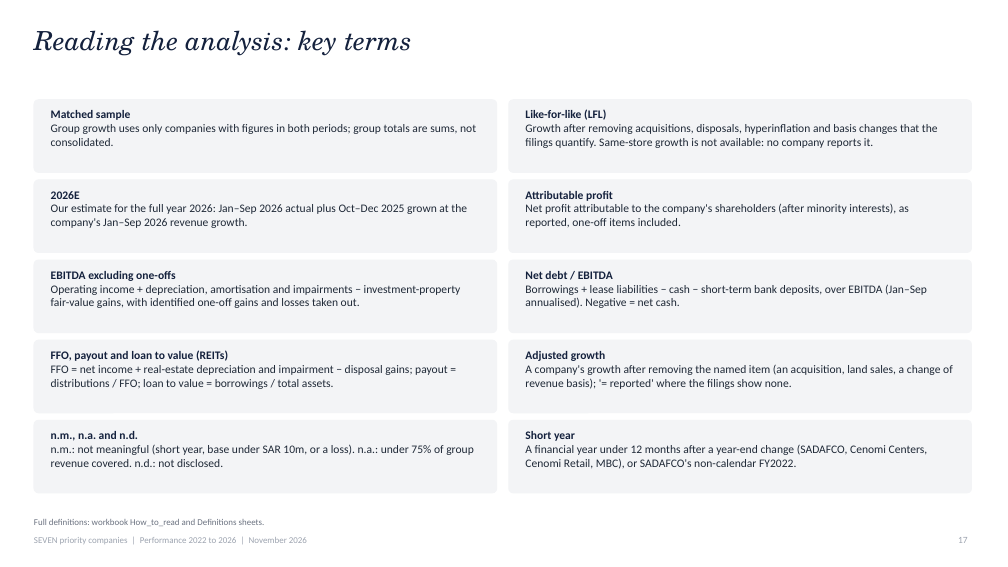
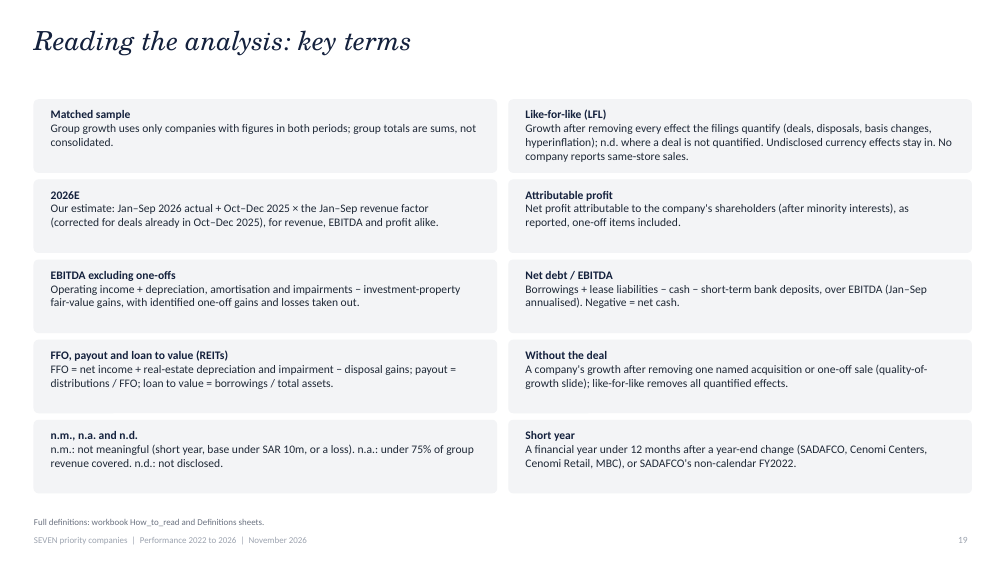
Before and after one commit to KhalidAba94/Test, a slide deck: slide 19 of sector-analysis/sets/seven/output/SEVEN_Priority_Companies_Executive_Deck.pptx (slide 17 before the commit). Drawn at 1008x567 pixels with LibreOffice and Linux fonts; fonts in the diff are those of the drawing. Boxes give left, top, right and bottom in pixels: in the first picture for what was removed or moved away, otherwise in the second. Text is boxed around its words. In the diff, an @@ line names an element or a change of style, - is before the commit and + after.

```diff
--- a/sector-analysis/sets/seven/output/SEVEN_Priority_Companies_Executive_Deck.pptx
+++ b/sector-analysis/sets/seven/output/SEVEN_Priority_Companies_Executive_Deck.pptx
@@ text at <box>525,123,952,162</box>: text changed @@
-Growth after removing acquisitions, disposals, hyperinflation and basis changes that the filings quantify. Same-store growth is not available: no company reports it.
+Growth after removing every effect the filings quantify (deals, disposals, basis changes, hyperinflation); n.d. where a deal is not quantified. Undisclosed currency effects stay in. No company reports same-store sales.
@@ text at <box>51,204,438,228</box>: text changed @@
-Our estimate for the full year 2026: Jan–Sep 2026 actual plus Oct–Dec 2025 grown at the company's Jan–Sep 2026 revenue growth.
+Our estimate: Jan–Sep 2026 actual + Oct–Dec 2025 × the Jan–Sep revenue factor (corrected for deals already in Oct–Dec 2025), for revenue, EBITDA and profit alike.
@@ text at <box>525,351,928,389</box>: text changed @@
-Adjusted growth
-A company's growth after removing the named item (an acquisition, land sales, a change of revenue basis); '= reported' where the filings show none.
+Without the deal
+A company's growth after removing one named acquisition or one-off sale (quality-of-growth slide); like-for-like removes all quantified effects.
```
Also in this commit, not shown: 19 other slides changed, 3 slides added, 5 other files.
